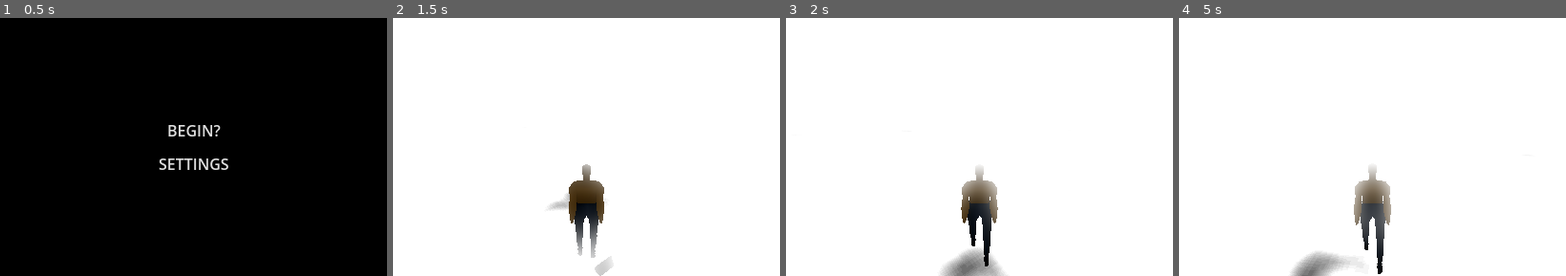
Above: before the commit, frames 1-4 (left to right).
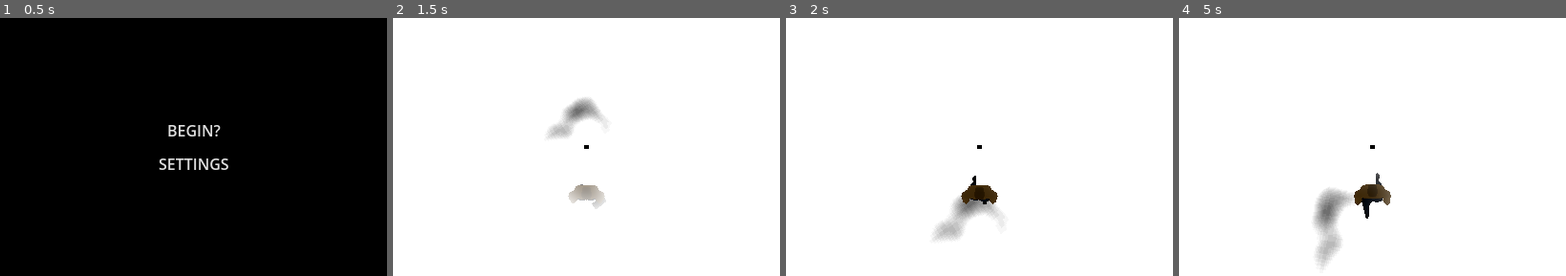
Above: after the commit, the same moments.

Repository: sanadjardaneh11-dotcom/TSR_game
Game: Godot game, scene res://Scenes/UI/Starting screen.tscn
The game is run twice, just before and just after one commit, with the same random seed, the same clock (stepped at 60 frames per second) and the same inputs.
Inputs (mouse positions are in pixels of both pictures, inside the frame that each line leads up to):
- Up to frame 1 (0.5 s): no input
- Up to frame 2 (1.5 s): click "BEGIN?" at 0.5 s; tap Enter (ui_accept) at 1.25, 1.35 s; move the mouse to (605, 147) at 1.27 s; hold Up (ui_up) from 1.28 s (still down)
- Up to frame 3 (2 s): keep holding Up (ui_up); tap Enter (ui_accept) at 1.52, 1.82 s
- Up to frame 4 (5 s): keep holding Up (ui_up); move the mouse to (1353, 147) at 2.02 s; tap Enter (ui_accept) at 2.1, 2.27, 2.57, 2.85, 3.6, 3.77, 4.07, 4.35, 4.52, 4.82 s; move the mouse to (1380, 141) at 2.77 s; move the mouse to (1368, 152) at 3.52 s; move the mouse to (1399, 149) at 4.27 s

Frame 1 is identical in both runs. In frame 2, 3.3% of the frame differs, in the area x 40-57%, y 30-100%; in frame 3, 3.7%; in frame 4, 4.5%, in the area x 28-55%, y 49-100%.

Commit message:
Adding book reading funcitonallity and removing rpc scene

Diff:
--- /dev/null
+++ b/Assets/UI/arrow.tres
@@ -0,0 +1,10 @@
+[gd_resource type="CurveTexture" format=3 uid="uid://dpltywfej40xp"]
+
+[sub_resource type="Curve" id="Curve_d6gmn"]
+_data = [Vector2(0, 0), 0.0, 0.0, 0, 0, Vector2(1, 0), 0.0, 0.0, 0, 0]
+point_count = 2
+
+[resource]
+width = 42
+texture_mode = 1
+curve = SubResource("Curve_d6gmn")
--- /dev/null
+++ b/Assets/UI/arrow_selected.tres
@@ -0,0 +1,10 @@
+[gd_resource type="CurveTexture" format=3 uid="uid://bgrsvh3jk7p2e"]
+
+[sub_resource type="Curve" id="Curve_sbavt"]
+_data = [Vector2(0, 1), 0.0, 0.0, 0, 0, Vector2(1, 1), 0.0, 0.0, 0, 0]
+point_count = 2
+
+[resource]
+width = 42
+texture_mode = 1
+curve = SubResource("Curve_sbavt")
--- a/Scenes/Characters/player/player_character.tscn
+++ b/Scenes/Characters/player/player_character.tscn
@@ -2,6 +2,7 @@
 
 [ext_resource type="PackedScene" uid="uid://b60g5k7h3ksfn" path="res://Assets/chargame/chargame.glb" id="1_sd786"]
 [ext_resource type="Script" uid="uid://otrww6u4smr7" path="res://Scripts/player_character.gd" id="1_whmwu"]
+[ext_resource type="Texture2D" uid="uid://dpltywfej40xp" path="res://Assets/UI/arrow.tres" id="3_lwtqh"]
 
 [sub_resource type="AnimationNodeAnimation" id="AnimationNodeAnimation_sd786"]
 animation = &"walkL"
@@ -29,6 +30,7 @@
 blend_point_3/pos = Vector2(0, 1)
 blend_point_4/node = SubResource("AnimationNodeAnimation_r4bdn")
 blend_point_4/pos = Vector2(0, 0)
+blend_mode = 1
 
 [sub_resource type="AnimationNodeStateMachineTransition" id="AnimationNodeStateMachineTransition_sao83"]
 advance_mode = 2
@@ -56,27 +58,27 @@
 script = ExtResource("1_whmwu")
 
 [node name="Skeleton3D" parent="Armature" parent_id_path=PackedInt32Array(446465690) index="0" unique_id=1857686621]
-bones/0/position = Vector3(-6.560086e-24, 3.6000001, 0.1)
-bones/0/rotation = Quaternion(0.017226925, -1.0996165e-17, -1.0996165e-17, 0.9998517)
-bones/1/rotation = Quaternion(-0.0028066589, 1.8181949e-18, 1.817293e-18, 0.99999607)
-bones/2/rotation = Quaternion(0.06957627, -1.117517e-16, -1.0983332e-16, 0.99757665)
+bones/0/position = Vector3(-6.5600864e-24, 3.6000001, 0.1)
+bones/0/rotation = Quaternion(0.017226925, -1.0996164e-17, -1.0996164e-17, 0.9998517)
+bones/1/rotation = Quaternion(-0.0028066589, 1.8181949e-18, 1.8172929e-18, 0.99999607)
+bones/2/rotation = Quaternion(0.06957627, -1.1175172e-16, -1.0983332e-16, 0.99757665)
 bones/3/rotation = Quaternion(-0.3385002, 1.12171925e-07, -4.0352365e-08, 0.9409663)
-bones/4/position = Vector3(0.29042172, 0.5815834, -0.034020606)
-bones/4/rotation = Quaternion(0.8673808, 0.49743602, -0.0071741357, 0.012509538)
-bones/5/rotation = Quaternion(-0.048259925, -0.017603764, 0.45738265, 0.88778496)
-bones/6/rotation = Quaternion(0.09937846, -0.022002222, 0.019293394, 0.9946193)
-bones/7/position = Vector3(-0.29042172, 0.5815834, -0.034020606)
-bones/7/rotation = Quaternion(0.8673808, -0.49743602, 0.0071741357, 0.012509538)
-bones/8/rotation = Quaternion(-0.048259918, 0.017603748, -0.45738265, 0.887785)
-bones/9/rotation = Quaternion(0.09937846, 0.02200222, -0.01929339, 0.9946193)
-bones/11/position = Vector3(0.29999998, 0.49999985, -3.5346515e-09)
-bones/11/rotation = Quaternion(0.069046535, -0.012990285, -0.029966367, 0.99707866)
-bones/12/rotation = Quaternion(-0.065691926, -0.00032002997, 0.031040624, 0.9973571)
-bones/13/rotation = Quaternion(0.6619508, -3.941592e-10, 0.0015067231, 0.7495458)
-bones/13/scale = Vector3(1, 1, 1.0000001)
-bones/14/rotation = Quaternion(-0.0067552268, -0.013791716, 0.030900268, 0.99940455)
-bones/15/rotation = Quaternion(-0.1169634, 0.0019257369, -0.030866059, 0.9926546)
-bones/16/rotation = Quaternion(0.6188714, -1.3860202e-10, -0.0014086663, 0.78549117)
+bones/4/position = Vector3(0.2909894, 0.58806884, -0.034207713)
+bones/4/rotation = Quaternion(0.8693389, 0.49400595, -0.0071246666, 0.012537777)
+bones/5/rotation = Quaternion(-0.026705882, -0.014165999, 0.45791027, 0.8884843)
+bones/6/rotation = Quaternion(0.07892192, -0.023279233, 0.01982093, 0.9964119)
+bones/7/position = Vector3(-0.2909894, 0.58806884, -0.034207713)
+bones/7/rotation = Quaternion(0.8693389, -0.49400595, 0.0071246666, 0.012537777)
+bones/8/rotation = Quaternion(-0.026705882, 0.014165999, -0.45791027, 0.8884843)
+bones/9/rotation = Quaternion(0.07892192, 0.023279233, -0.019820929, 0.9964119)
+bones/11/position = Vector3(0.29999998, 0.49999982, -3.5346515e-09)
+bones/11/rotation = Quaternion(0.031170737, 0.00037958438, -0.031147057, 0.99902856)
+bones/12/rotation = Quaternion(-0.055456623, -3.5731663e-08, 0.031065563, 0.99797773)
+bones/13/rotation = Quaternion(0.6727643, -1.8710503e-10, 0.0015313369, 0.7398553)
+bones/13/scale = Vector3(0.99999994, 1, 1.0000001)
+bones/14/rotation = Quaternion(0.031170737, -0.00037958438, 0.031147057, 0.99902856)
+bones/15/rotation = Quaternion(-0.055456623, 3.5731663e-08, -0.031065563, 0.99797773)
+bones/16/rotation = Quaternion(0.6727643, 1.8710503e-10, -0.0015313369, 0.7398553)
 
 [node name="AnimationTree" type="AnimationTree" parent="AnimationPlayer" parent_id_path=PackedInt32Array(1530536318) index="0" unique_id=1850525101]
 root_node = NodePath("../..")
@@ -96,3 +98,37 @@
 [node name="Camera3D" type="Camera3D" parent="SpringArm3D" index="0" unique_id=1557871599]
 transform = Transform3D(1, 0, 0, 0, 0.965926, -0.2588191, 0, 0.2588191, 0.965926, 0, -0.52016234, 4.459919)
 environment = SubResource("Environment_470aa")
+
+[node name="book_detector" type="RayCast3D" parent="SpringArm3D/Camera3D" index="0" unique_id=543363602]
+transform = Transform3D(1, 0, 0, 0, -4.3711385e-08, -0.99999994, 0, 0.99999994, -4.3711385e-08, 0, 0, 0)
+target_position = Vector3(0, -15, 0)
+collision_mask = 8
+collide_with_areas = true
+debug_shape_thickness = 5
+
+[node name="CanvasLayer" type="CanvasLayer" parent="." index="4" unique_id=1745525035]
+follow_viewport_enabled = true
+follow_viewport_scale = 0.1
+
+[node name="arrow" type="Control" parent="CanvasLayer" index="0" unique_id=896400679]
+layout_mode = 3
+anchors_preset = 15
+anchor_right = 1.0
+anchor_bottom = 1.0
+grow_horizontal = 2
+grow_vertical = 2
+
+[node name="TextureRect" type="TextureRect" parent="CanvasLayer/arrow" index="0" unique_id=456340854]
+layout_mode = 1
+anchors_preset = 8
+anchor_left = 0.5
+anchor_top = 0.5
+anchor_right = 0.5
+anchor_bottom = 0.5
+offset_left = -20.0
+offset_top = -20.0
+offset_right = 20.0
+offset_bottom = 20.0
+grow_horizontal = 2
+grow_vertical = 2
+texture = ExtResource("3_lwtqh")
--- a/Scenes/UI/RPC.tscn
+++ /dev/null
@@ -1,159 +0,0 @@
-[gd_scene format=3 uid="uid://bj4qitondy20m"]
-
-[ext_resource type="Texture2D" uid="uid://bl0bdso1k7stx" path="res://Assets/rock.svg" id="1_0ahma"]
-[ext_resource type="Script" uid="uid://bgfy4qb2x8h7k" path="res://Scripts/rpc.gd" id="1_x3sa0"]
-[ext_resource type="Texture2D" uid="uid://vt04uoxe6cae" path="res://Assets/paper.svg" id="2_x3sa0"]
-[ext_resource type="Texture2D" uid="uid://bvkumayex2r2d" path="res://Assets/scissor.svg" id="3_f0ym5"]
-
-[node name="RPC" type="Control" unique_id=1431543066]
-layout_mode = 3
-anchors_preset = 15
-anchor_right = 1.0
-anchor_bottom = 1.0
-grow_horizontal = 2
-grow_vertical = 2
-script = ExtResource("1_x3sa0")
-
-[node name="1" type="HBoxContainer" parent="." unique_id=391960334]
-layout_mode = 1
-anchors_preset = 2
-anchor_top = 1.0
-anchor_bottom = 1.0
-offset_top = -40.0
-offset_right = 40.0
-grow_vertical = 0
-
-[node name="1" type="VBoxContainer" parent="1" unique_id=655234668]
-layout_mode = 2
-
-[node name="1" type="TextureRect" parent="1/1" unique_id=1865217208]
-custom_minimum_size = Vector2(24, 24)
-layout_mode = 2
-texture = ExtResource("1_0ahma")
-expand_mode = 1
-
-[node name="2" type="TextureRect" parent="1/1" unique_id=935501873]
-custom_minimum_size = Vector2(24, 24)
-layout_mode = 2
-texture = ExtResource("1_0ahma")
-expand_mode = 1
-
-[node name="3" type="TextureRect" parent="1/1" unique_id=1836667377]
-custom_minimum_size = Vector2(24, 24)
-layout_mode = 2
-texture = ExtResource("1_0ahma")
-expand_mode = 1
-
-[node name="2" type="VBoxContainer" parent="1" unique_id=1985224191]
-layout_mode = 2
-
-[node name="1" type="TextureRect" parent="1/2" unique_id=880191980]
-custom_minimum_size = Vector2(24, 24)
-layout_mode = 2
-texture = ExtResource("2_x3sa0")
-expand_mode = 1
-
-[node name="2" type="TextureRect" parent="1/2" unique_id=446265170]
-custom_minimum_size = Vector2(24, 24)
-layout_mode = 2
-texture = ExtResource("2_x3sa0")
-expand_mode = 1
-
-[node name="3" type="TextureRect" parent="1/2" unique_id=1295410442]
-custom_minimum_size = Vector2(24, 24)
-layout_mode = 2
-texture = ExtResource("2_x3sa0")
-expand_mode = 1
-
-[node name="3" type="VBoxContainer" parent="1" unique_id=1647794418]
-layout_mode = 2
-
-[node name="1" type="TextureRect" parent="1/3" unique_id=1717444527]
-custom_minimum_size = Vector2(24, 24)
-layout_mode = 2
-texture = ExtResource("3_f0ym5")
-expand_mode = 1
-
-[node name="2" type="TextureRect" parent="1/3" unique_id=1443145357]
-custom_minimum_size = Vector2(24, 24)
-layout_mode = 2
-texture = ExtResource("3_f0ym5")
-expand_mode = 1
-
-[node name="3" type="TextureRect" parent="1/3" unique_id=27507792]
-custom_minimum_size = Vector2(24, 24)
-layout_mode = 2
-texture = ExtResource("3_f0ym5")
-expand_mode = 1
-
-[node name="2" type="HBoxContainer" parent="." unique_id=457530876]
-layout_mode = 1
-anchors_preset = 1
-anchor_left = 1.0
-anchor_right = 1.0
-offset_left = -80.0
-offset_bottom = 80.0
-grow_horizontal = 0
-
-[node name="1" type="VBoxContainer" parent="2" unique_id=259673325]
-layout_mode = 2
-
-[node name="1" type="TextureRect" parent="2/1" unique_id=140813615]
-custom_minimum_size = Vector2(24, 24)
-layout_mode = 2
-texture = ExtResource("1_0ahma")
-expand_mode = 1
-
-[node name="2" type="TextureRect" parent="2/1" unique_id=1777551468]
-custom_minimum_size = Vector2(24, 24)
-layout_mode = 2
-texture = ExtResource("1_0ahma")
-expand_mode = 1
-
-[node name="3" type="TextureRect" parent="2/1" unique_id=2022419968]
-custom_minimum_size = Vector2(24, 24)
-layout_mode = 2
-texture = ExtResource("1_0ahma")
-expand_mode = 1
-
-[node name="2" type="VBoxContainer" parent="2" unique_id=1188886659]
-layout_mode = 2
-
-[node name="1" type="TextureRect" parent="2/2" unique_id=702325701]
-custom_minimum_size = Vector2(24, 24)
-layout_mode = 2
-texture = ExtResource("2_x3sa0")
-expand_mode = 1
-
-[node name="2" type="TextureRect" parent="2/2" unique_id=1397994855]
-custom_minimum_size = Vector2(24, 24)
-layout_mode = 2
-texture = ExtResource("2_x3sa0")
-expand_mode = 1
-
-[node name="3" type="TextureRect" parent="2/2" unique_id=1975995987]
-custom_minimum_size = Vector2(24, 24)
-layout_mode = 2
-texture = ExtResource("2_x3sa0")
-expand_mode = 1
-
-[node name="3" type="VBoxContainer" parent="2" unique_id=1521653498]
-layout_mode = 2
-
-[node name="1" type="TextureRect" parent="2/3" unique_id=1578080420]
-custom_minimum_size = Vector2(24, 24)
-layout_mode = 2
-texture = ExtResource("3_f0ym5")
-expand_mode = 1
-
-[node name="2" type="TextureRect" parent="2/3" unique_id=1906654110]
-custom_minimum_size = Vector2(24, 24)
-layout_mode = 2
-texture = ExtResource("3_f0ym5")
-expand_mode = 1
-
-[node name="3" type="TextureRect" parent="2/3" unique_id=431889547]
-custom_minimum_size = Vector2(24, 24)
-layout_mode = 2
-texture = ExtResource("3_f0ym5")
-expand_mode = 1
--- /dev/null
+++ b/Scenes/book.tscn
@@ -0,0 +1,27 @@
+[gd_scene format=3 uid="uid://dnhsgpnhqgy0n"]
+
+[ext_resource type="FontFile" uid="uid://ckpiul8lxwrs0" path="res://Assets/MathJax_Fraktur-Regular.otf" id="1_rhhov"]
+
+[sub_resource type="PlaneMesh" id="PlaneMesh_khdek"]
+
+[sub_resource type="BoxShape3D" id="BoxShape3D_rhhov"]
+size = Vector3(2.4332275, 1, 2.3813477)
+
+[node name="book" type="Node3D" unique_id=1056298652]
+
+[node name="MeshInstance3D" type="MeshInstance3D" parent="." unique_id=432528910]
+mesh = SubResource("PlaneMesh_khdek")
+
+[node name="Label3D" type="Label3D" parent="MeshInstance3D" unique_id=428116328]
+transform = Transform3D(1, 0, 0, 0, -4.371139e-08, 1, 0, -1, -4.371139e-08, 0, 0.01, 0)
+text = "Jonny the horse casted a spell once, it was called Blagre"
+font = ExtResource("1_rhhov")
+autowrap_mode = 2
+width = 450.0
+
+[node name="Area3D" type="Area3D" parent="." unique_id=1008030573]
+collision_layer = 8
+collision_mask = 0
+
+[node name="CollisionShape3D" type="CollisionShape3D" parent="Area3D" unique_id=1124045448]
+shape = SubResource("BoxShape3D_rhhov")
--- a/Scenes/levels/Main.tscn
+++ b/Scenes/levels/Main.tscn
@@ -2,6 +2,7 @@
 
 [ext_resource type="Script" uid="uid://bmmokbgg3kajo" path="res://Scripts/main.gd" id="1_r150o"]
 [ext_resource type="PackedScene" uid="uid://duwxj653872ib" path="res://Scenes/Characters/player/player_character.tscn" id="2_3toqo"]
+[ext_resource type="PackedScene" uid="uid://dnhsgpnhqgy0n" path="res://Scenes/book.tscn" id="3_itpvm"]
 
 [sub_resource type="WorldBoundaryShape3D" id="WorldBoundaryShape3D_bd11h"]
 
@@ -50,3 +51,6 @@
 
 [node name="CollisionShape3D" type="CollisionShape3D" parent="StaticBody3D2" unique_id=71065214]
 shape = SubResource("ConcavePolygonShape3D_itpvm")
+
+[node name="book" parent="." unique_id=1056298652 instance=ExtResource("3_itpvm")]
+transform = Transform3D(1, 0, 0, 0, 1, 0, 0, 0, 1, 0, 0.1, -16)
--- a/Scripts/player_character.gd
+++ b/Scripts/player_character.gd
@@ -7,6 +7,10 @@
 @onready var tree = $AnimationPlayer/AnimationTree
 @onready var state = $AnimationPlayer/AnimationTree.get("parameters/playback")
 @onready var mesh: Node3D = $Armature
+@onready var book_detector: RayCast3D = $SpringArm3D/Camera3D/book_detector
+@onready var arrow: TextureRect = $CanvasLayer/arrow/TextureRect
+const ARROW = preload("uid://dpltywfej40xp")
+const ARROW_SELECTED = preload("uid://bgrsvh3jk7p2e")
 
 var velocity_on_a_plane = Vector2(0,0)
 
@@ -15,6 +19,9 @@
 
 
 func _physics_process(delta: float) -> void:
+	if book_detector.is_colliding() == true:
+		arrow.texture = ARROW_SELECTED
+	else:arrow.texture = ARROW
 	velocity_on_a_plane = Input.get_vector("ui_left","ui_right","ui_up","ui_down")*speed
 	velocity += Vector3(velocity_on_a_plane.x,0,velocity_on_a_plane.y).rotated(Vector3.UP, camera.rotation.y)*delta
 	velocity = Vector3(clampf(velocity.x,-max_speed,max_speed),velocity.y,clampf(velocity.z,-max_speed,max_speed))
@@ -23,9 +30,17 @@
 
 	move_and_slide()
 
+func _input(event: InputEvent) -> void:
+	if event.is_action("ui_accept"):
+		if book_detector.is_colliding() == true:
+			book_read()
+
 func _unhandled_input(event: InputEvent) -> void:
 	if event is InputEventMouseMotion:
 		camera.rotation.x -= event.relative.y * camera_speed
-		camera.rotation_degrees.x = clamp(camera.rotation_degrees.x, -30,85)
+		camera.rotation_degrees.x = clamp(camera.rotation_degrees.x, -90,90)
 		camera.rotation.y -= event.relative.x * camera_speed
 		mesh.rotation.y = camera.rotation.y
+
+func book_read():
+	print("read book")
--- a/Scripts/rpc.gd
+++ /dev/null
@@ -1,13 +0,0 @@
-extends Control
-@onready var player_resources: HBoxContainer = $"1"
-@onready var enemy_resources: HBoxContainer = $"2"
-
-
-# Called when the node enters the scene tree for the first time.
-func _ready() -> void:
-	pass # Replace with function body.
-
-
-# Called every frame. 'delta' is the elapsed time since the previous frame.
-func _process(delta: float) -> void:
-	pass
--- a/project.godot
+++ b/project.godot
@@ -57,6 +57,13 @@
 ]
 }
 
+[layer_names]
+
+3d_physics/layer_1="Player"
+3d_physics/layer_2="Enemy"
+3d_physics/layer_3="Floor"
+3d_physics/layer_4="Book"
+
 [physics]
 
 3d/physics_engine="Jolt Physics"
Not shown, removed: Scripts/rpc.gd.uid
